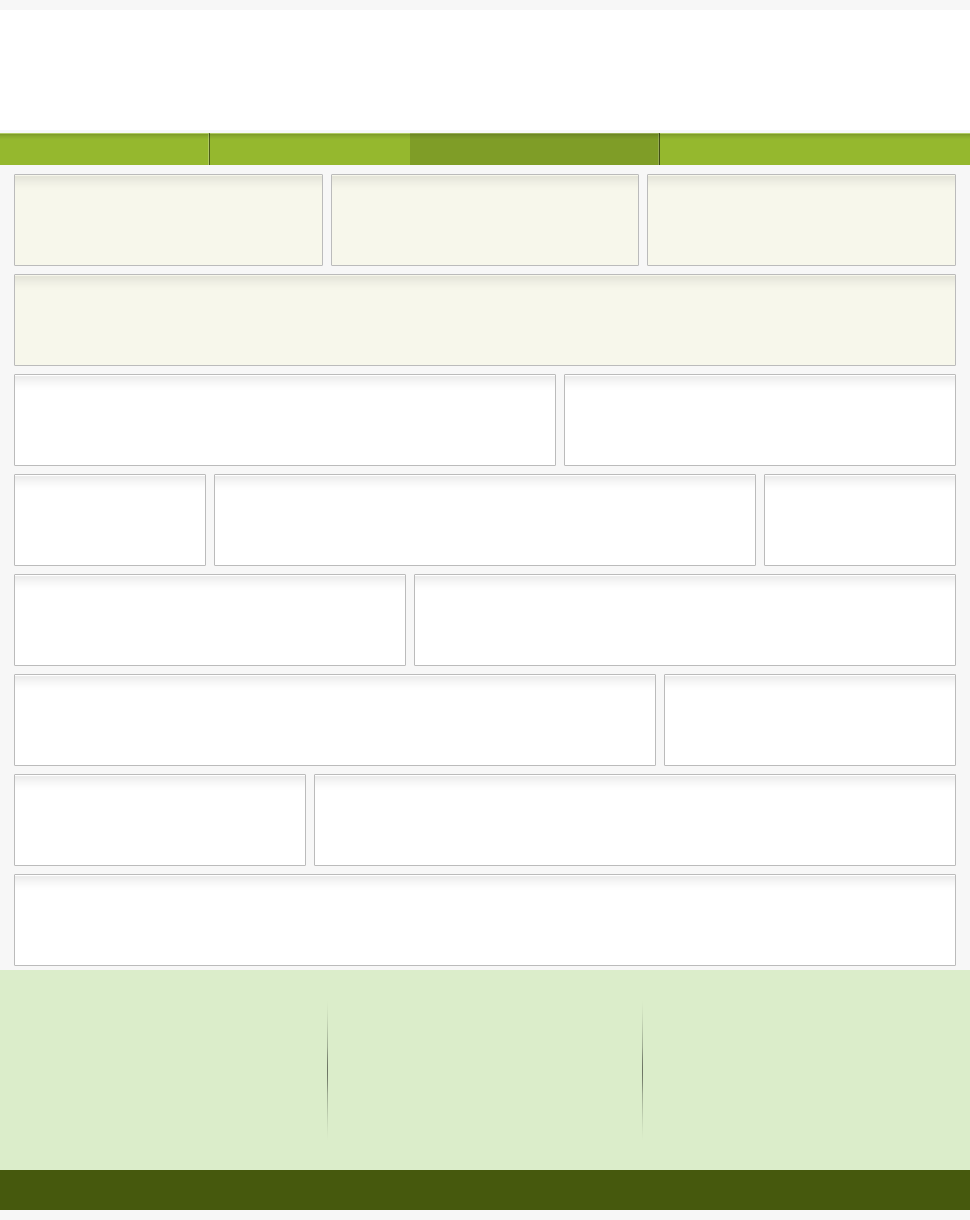
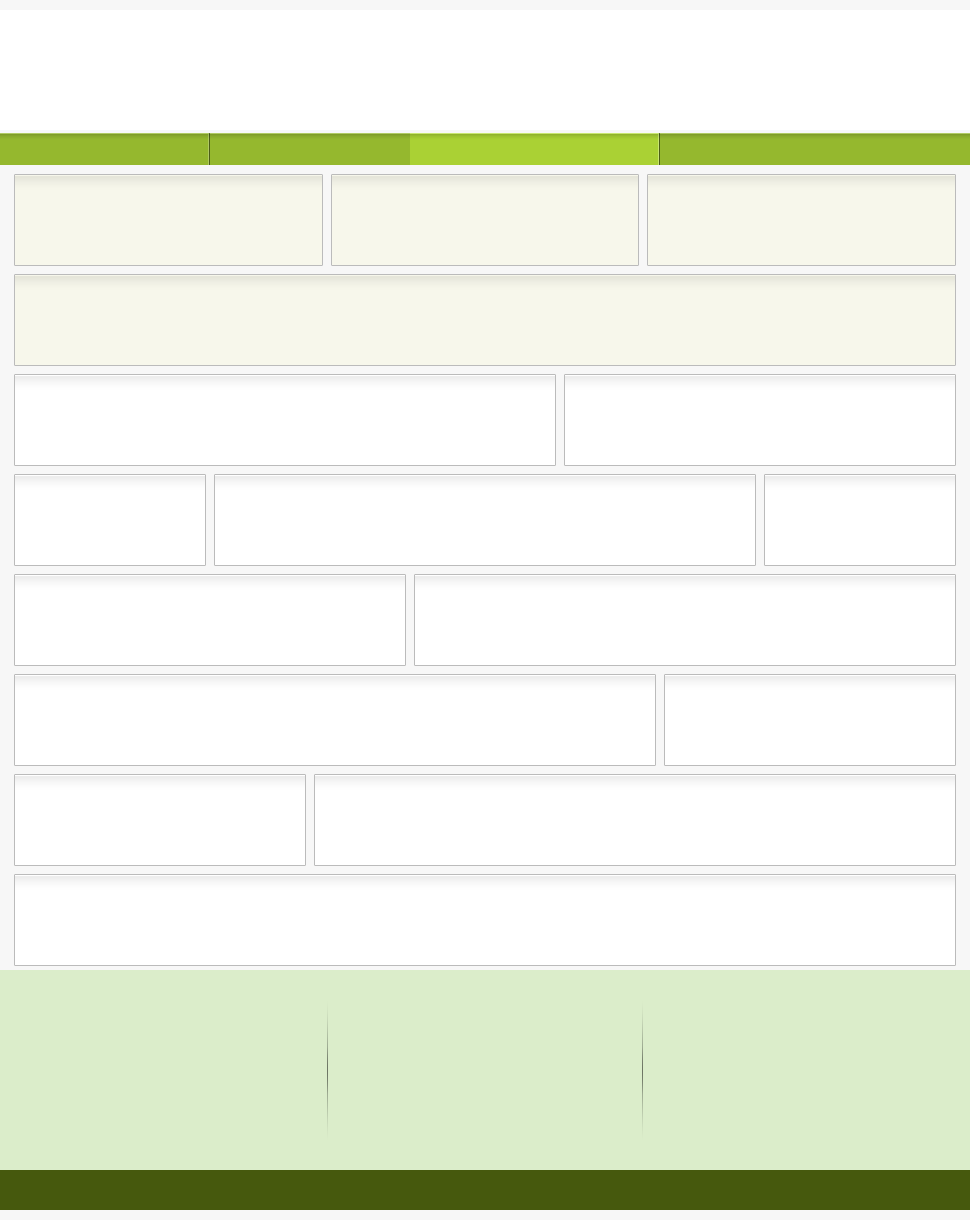
The second 970 x 1220 image is a revision of the first. Changes to its layers:
"navbar - active": blend multiply → color dodge, painted on it over [410, 133, 660, 165]
